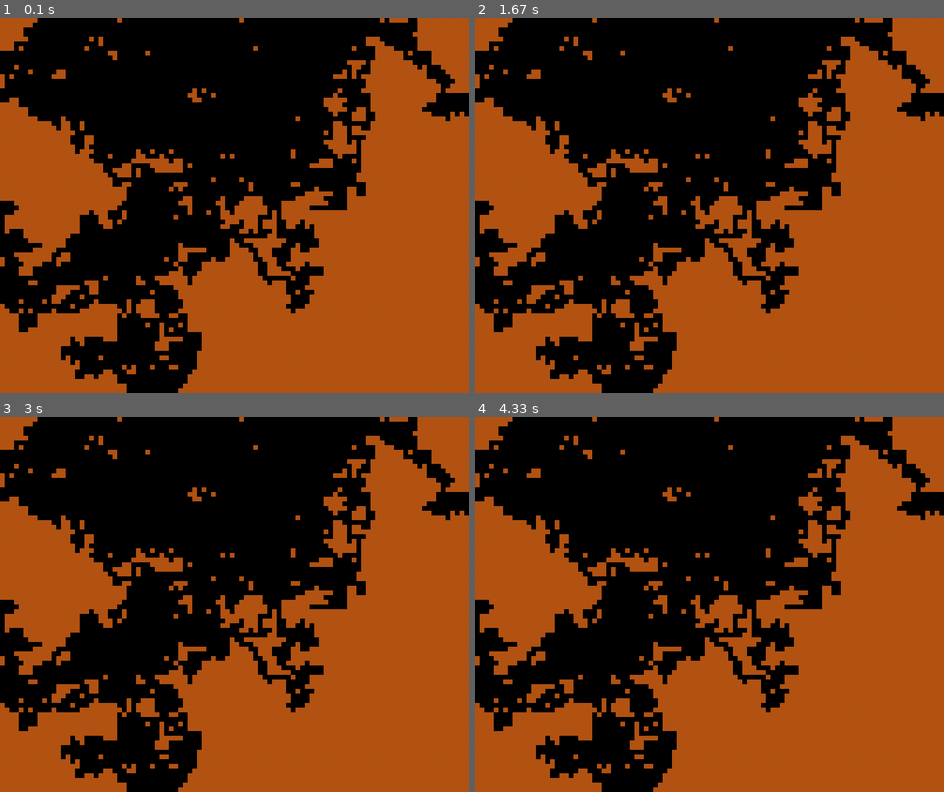
Above: before the commit, frames 1-4 (two rows, left to right).
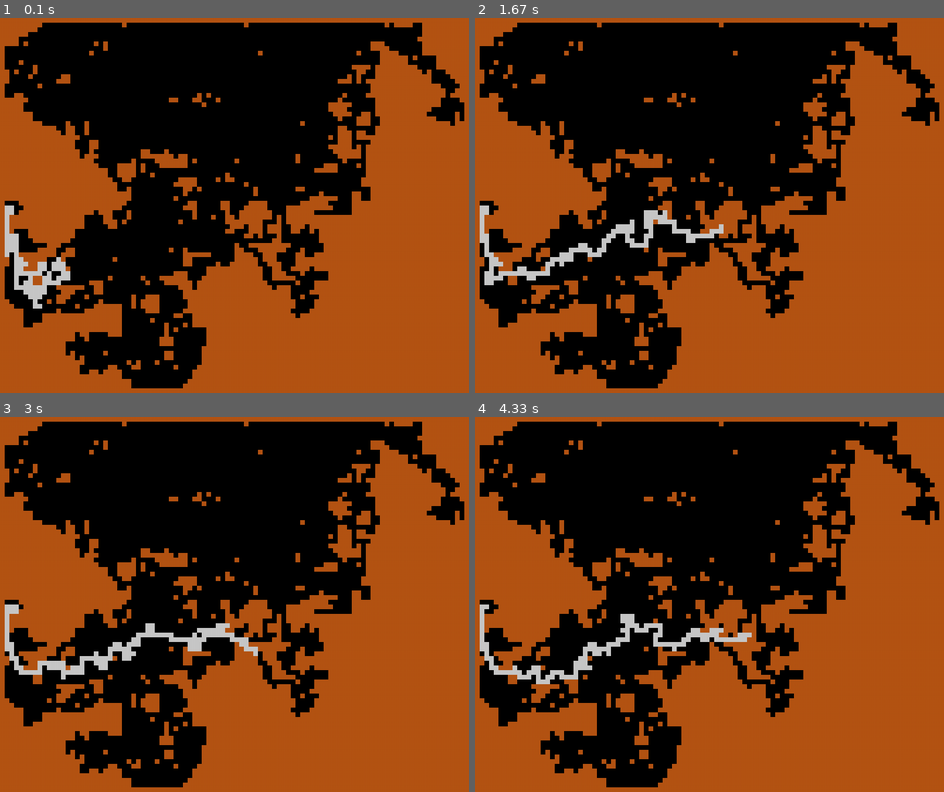
Above: after the commit, the same moments.

Repository: chrismerck/Optiness
Game: pygame game, started from maze.py
Same seed, same stepped clock (60 frames per second), same inputs: the game is played once before the commit and once after it. The source is Python 2; it was converted automatically to run under Python 3.
Inputs:
- Up to frame 1 (0.1 s): no input
- Up to frame 2 (1.67 s): tap Enter at 0.33 s
- Up to frame 3 (3 s): tap Space at 1.67 s
- Up to frame 4 (4.33 s): no input

The runs differ from the first frame. In frame 1, 13% of the frame differs, in the area x 0-100%, y 0-100%; in frame 2, 13%; in frame 3, 13%; in frame 4, 13%.

Commit message:
added basic evolution

Diff:
--- a/maze.py
+++ b/maze.py
@@ -10,6 +10,7 @@
 
 import pygame
 import random
+import copy
 
 xmax = 100
 ymax = 80
@@ -38,67 +39,169 @@
 T = down
 G = left
 C = right
-
-def MakeWorld(seed):
-
-	# God does not play dice
-	random.seed(seed)
-
-	# all wall tiles at first
-	world = [[wall for i in range(ymax)] for j in range(xmax)]
-
-	# start on left side in the middle
-	x = 0
-	y = ymax/2
-
-	world[x][y]=floor
-
-    # wander around until we hit the right side
-	t = 0
-	while True:
-		if random.randint(0,1)==1:
-			step = 1
-		else:
-			step = -1
-
-		if random.randint(0,1)==1:
-			x+=step
-		else:
-			y+=step
-
-		if x<0:
-			x=0
-		if y<0:
-			y=0
-		if x==xmax:
-			x=xmax-1
-			return world
-		if y==ymax:
-			y=ymax-1
-
-
-		world[x][y]=floor
-		t+=1
-
-
-
-def DrawWorld(world):
-	for x in range(xmax):
-		for y in range(ymax):
-			if world[x][y] == wall:
-				color = wall_color
+basepairs = [A, T, G, C]
+
+dnalen = 200
+
+class Indiv:
+	dna = []
+	hist = []
+	bestx = 0
+
+	def Init(self):
+		self.dna = []
+		self.dna = [random.sample(basepairs,1)[0] for i in range(dnalen)]
+
+	def Run(self,maze):
+		x = 1
+		y = ymax/2
+		self.hist = [(x,y)]
+		self.bestx = x
+
+		for bp in self.dna:
+			nx = x + bp[0]
+			ny = y + bp[1]
+
+			if maze.world[nx][ny] == floor:
+				x = nx
+				y = ny
+				self.hist.append((x,y))
+
+			if x>self.bestx:
+				self.bestx=x
+
+	def Fitness(self):
+		# first run in a maze!
+		return self.bestx
+
+	def Draw(self):
+		for coord in self.hist:
+			x = coord[0]
+			y = coord[1]
+			rect = pygame.Rect(x*scale,y*scale,scale,scale)
+			pygame.draw.rect(screen,(200,200,200),rect)
+
+	def Mutate(self,strength):
+		for i in range(dnalen):
+			if random.random()<strength:
+				self.dna[i] = random.sample(basepairs,1)[0]
+
+class Population:
+	pop = []
+	maze = 0
+
+	def __init__(self,size):
+		self.Init(size)
+
+	def Init(self,size):
+		for i in range(size):
+			indiv = Indiv()
+			indiv.Init()
+			self.pop.append(indiv)
+
+	def SetMaze(self,maze):
+		self.maze = maze
+
+	def Evolve(self):
+		if self.maze == 0:
+			print "Population Error: Maze not set."
+			exit()
+
+		# evaluate fitnesses
+		print "(",
+		for i in self.pop:
+			i.Run(self.maze)
+			print i.Fitness(),
+		print ")"
+
+		# sort by fitness
+		self.pop.sort(key=lambda i: -i.Fitness())
+
+		# survival of the fittest and reproduction
+		for i in range(len(self.pop)/2):
+			j = i+len(self.pop)/2
+			self.pop[j] = copy.deepcopy(self.pop[i])
+
+		for i in self.pop:
+			i.Mutate(.01)
+
+	def Draw(self):
+		self.pop[9].Draw()
+
+
+class Maze:
+	world = [[]]
+
+	def __init__(self,seed):
+		self.Make(seed)
+
+	def Make(self,seed):
+
+		# God does not play dice
+		random.seed(seed)
+
+		# all wall tiles at first
+		self.world = [[wall for i in range(ymax)] for j in range(xmax)]
+
+		# start on left side in the middle
+		x = 1
+		y = ymax/2
+
+		self.world[x][y]=floor
+
+		# wander around until we hit the right side,
+        #  but leaving a border of wall around the outside
+		t = 0
+		while True:
+			if random.randint(0,1)==1:
+				step = 1
 			else:
-				color = floor_color
-			rect = pygame.Rect(x*scale,y*scale,scale,scale)
-			pygame.draw.rect(screen,color,rect)
-
-
-world = MakeWorld(1)
+				step = -1
+
+			if random.randint(0,1)==1:
+				x+=step
+			else:
+				y+=step
+
+			if x==0:
+				x=1
+			if y==0:
+				y=1
+			if x==xmax-1:
+				x=xmax-2
+				return
+			if y==ymax-1:
+				y=ymax-2
+
+
+			self.world[x][y]=floor
+			t+=1
+
+	def Draw(self):
+		for x in range(xmax):
+			for y in range(ymax):
+				if self.world[x][y] == wall:
+					color = wall_color
+				else:
+					color = floor_color
+				rect = pygame.Rect(x*scale,y*scale,scale,scale)
+				pygame.draw.rect(screen,color,rect)
+
+
+maze = Maze(1)
+pop = Population(30)
+pop.SetMaze(maze)
+dude = Indiv()
+dude.Init()
+dude.Run(maze)
 
 while running:
-	event = pygame.event.poll()
-	if event.type == pygame.QUIT:
-		running=0
-	#screen.fill((0,0,0))
-	DrawWorld(world)
+	for event in pygame.event.get():
+		if event.type == pygame.QUIT:
+			running=0
+
+	pop.Evolve()
+
+	maze.Draw()
+	pop.Draw()
 	pygame.display.flip()
